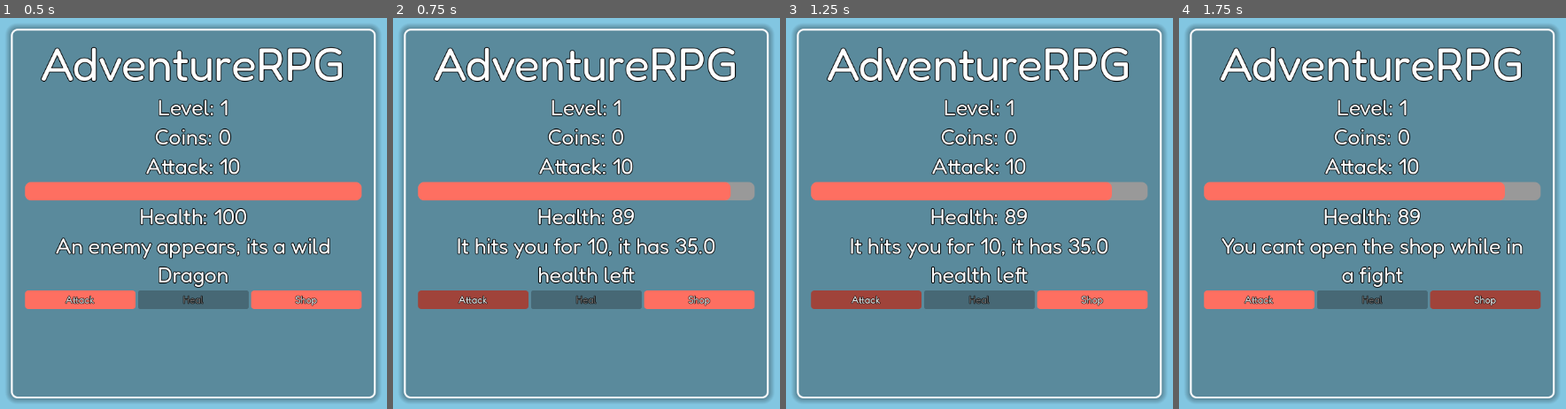
Above: before the commit, frames 1-4 (left to right).
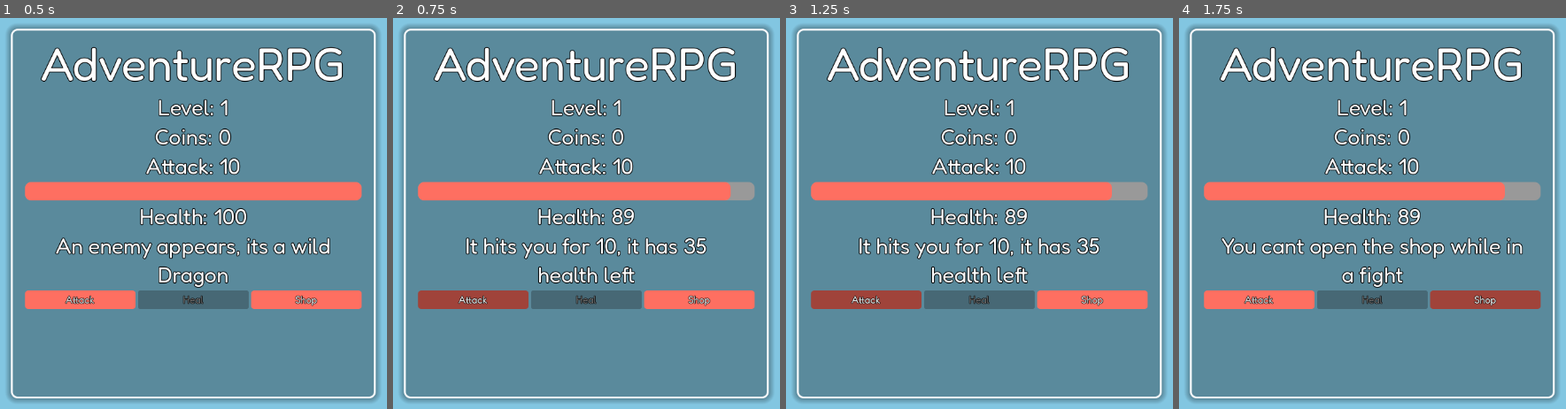
Above: after the commit, the same moments.

Repository: Overlord1304/AdventureRPG
Game: Godot game, scene res://scenes/main.tscn
The game is run twice, just before and just after one commit, with the same random seed, the same clock (stepped at 60 frames per second) and the same inputs.
Inputs:
- Up to frame 1 (0.5 s): no input
- Up to frame 2 (0.75 s): click "Attack" at 0.5 s
- Up to frame 3 (1.25 s): no input
- Up to frame 4 (1.75 s): click "Shop" at 1.25 s

Frame 1 is identical in both runs. In frame 2, 2.0% of the frame differs, in the area x 16-84%, y 56-62%; in frame 3, 2.0%; in frame 4, nothing differs.

Commit message:
added saving to shop upgrades, cost that increases over time, and one more spell and attack upgrade

Diff:
--- a/scenes/main.tscn
+++ b/scenes/main.tscn
@@ -236,6 +236,7 @@
 grow_vertical = 2
 
 [node name="fireball" type="Button" parent="ui/spellselect/container"]
+visible = false
 custom_minimum_size = Vector2(100, 40)
 layout_mode = 2
 size_flags_horizontal = 2
@@ -250,6 +251,7 @@
 text = "Fireball"
 
 [node name="iceblast" type="Button" parent="ui/spellselect/container"]
+visible = false
 custom_minimum_size = Vector2(100, 40)
 layout_mode = 2
 size_flags_horizontal = 2
@@ -296,3 +298,4 @@
 [connection signal="pressed" from="ui/HBoxContainer/shop" to="." method="_on_shop_pressed"]
 [connection signal="pressed" from="ui/HBoxContainer/castspell" to="." method="_on_castspell_pressed"]
 [connection signal="pressed" from="ui/spellselect/container/fireball" to="." method="_on_fireball_pressed"]
+[connection signal="pressed" from="ui/spellselect/container/iceblast" to="." method="_on_iceblast_pressed"]
--- a/scenes/shop.tscn
+++ b/scenes/shop.tscn
@@ -120,8 +120,40 @@
 theme_override_styles/pressed = SubResource("StyleBoxFlat_1l46r")
 theme_override_styles/hover = SubResource("StyleBoxFlat_032fp")
 theme_override_styles/focus = SubResource("StyleBoxEmpty_2fc2m")
+text = "
+
+"
+
+[node name="upg1cost" type="Label" parent="ui/upg1"]
+layout_mode = 0
+offset_left = 286.0
+offset_top = 36.0
+offset_right = 953.0
+offset_bottom = 80.0
+size_flags_horizontal = 4
+theme_override_constants/outline_size = 5
+theme_override_fonts/font = ExtResource("2_1l46r")
+theme_override_font_sizes/font_size = 30
+text = "15 coins"
+vertical_alignment = 1
+autowrap_mode = 2
+
+[node name="Label" type="Label" parent="ui/upg1"]
+custom_minimum_size = Vector2(500, 0)
+layout_mode = 0
+offset_left = 24.0
+offset_top = -8.0
+offset_right = 524.0
+offset_bottom = 83.0
+size_flags_horizontal = 4
+theme_override_constants/outline_size = 5
+theme_override_fonts/font = ExtResource("2_1l46r")
+theme_override_font_sizes/font_size = 30
 text = "Strength Increase(+2 Attack
-Strength) (15 Coins)"
+Strength) -                "
+horizontal_alignment = 1
+vertical_alignment = 1
+autowrap_mode = 2
 
 [node name="upg2" type="Button" parent="ui"]
 layout_mode = 2
@@ -133,8 +165,198 @@
 theme_override_styles/pressed = SubResource("StyleBoxFlat_1l46r")
 theme_override_styles/hover = SubResource("StyleBoxFlat_032fp")
 theme_override_styles/focus = SubResource("StyleBoxEmpty_2fc2m")
-text = "Fireball Spell(Spell)
-(30 Coins)"
+text = "
+
+"
+
+[node name="upg2cost" type="Label" parent="ui/upg2"]
+layout_mode = 0
+offset_left = 286.0
+offset_top = 36.0
+offset_right = 890.0
+offset_bottom = 80.0
+size_flags_horizontal = 4
+theme_override_constants/outline_size = 5
+theme_override_fonts/font = ExtResource("2_1l46r")
+theme_override_font_sizes/font_size = 30
+text = "30 coins"
+vertical_alignment = 1
+autowrap_mode = 2
+
+[node name="Label" type="Label" parent="ui/upg2"]
+custom_minimum_size = Vector2(500, 0)
+layout_mode = 0
+offset_left = 24.0
+offset_top = -2.0
+offset_right = 524.0
+offset_bottom = 118.0
+size_flags_horizontal = 4
+theme_override_constants/outline_size = 5
+theme_override_fonts/font = ExtResource("2_1l46r")
+theme_override_font_sizes/font_size = 30
+text = "Fireball Spell
+(Spell) -
+"
+horizontal_alignment = 1
+vertical_alignment = 1
+autowrap_mode = 2
+
+[node name="upg3" type="Button" parent="ui"]
+layout_mode = 2
+size_flags_horizontal = 3
+theme_override_constants/outline_size = 3
+theme_override_fonts/font = ExtResource("2_1l46r")
+theme_override_font_sizes/font_size = 32
+theme_override_styles/normal = SubResource("StyleBoxFlat_xfvoa")
+theme_override_styles/pressed = SubResource("StyleBoxFlat_1l46r")
+theme_override_styles/hover = SubResource("StyleBoxFlat_032fp")
+theme_override_styles/focus = SubResource("StyleBoxEmpty_2fc2m")
+text = "
+
+"
+
+[node name="upg3cost" type="Label" parent="ui/upg3"]
+layout_mode = 0
+offset_left = 286.0
+offset_top = 36.0
+offset_right = 953.0
+offset_bottom = 80.0
+size_flags_horizontal = 4
+theme_override_constants/outline_size = 5
+theme_override_fonts/font = ExtResource("2_1l46r")
+theme_override_font_sizes/font_size = 30
+text = "40 coins"
+vertical_alignment = 1
+autowrap_mode = 2
+
+[node name="Label" type="Label" parent="ui/upg3"]
+custom_minimum_size = Vector2(500, 0)
+layout_mode = 0
+offset_left = 24.0
+offset_top = -8.0
+offset_right = 524.0
+offset_bottom = 83.0
+size_flags_horizontal = 4
+theme_override_constants/outline_size = 5
+theme_override_fonts/font = ExtResource("2_1l46r")
+theme_override_font_sizes/font_size = 30
+text = "Strength Increase(+5 Attack
+Strength) -                "
+horizontal_alignment = 1
+vertical_alignment = 1
+autowrap_mode = 2
+
+[node name="Lvl5Overlay" type="Control" parent="ui/upg3"]
+layout_mode = 1
+anchors_preset = 15
+anchor_right = 1.0
+anchor_bottom = 1.0
+grow_horizontal = 2
+grow_vertical = 2
+
+[node name="ColorRect" type="ColorRect" parent="ui/upg3/Lvl5Overlay"]
+layout_mode = 1
+anchors_preset = 15
+anchor_right = 1.0
+anchor_bottom = 1.0
+grow_horizontal = 2
+grow_vertical = 2
+color = Color(0.11366529, 0.11366529, 0.113665275, 1)
+
+[node name="Label" type="Label" parent="ui/upg3/Lvl5Overlay"]
+custom_minimum_size = Vector2(500, 0)
+layout_mode = 0
+offset_left = 24.0
+offset_top = -8.0
+offset_right = 524.0
+offset_bottom = 83.0
+size_flags_horizontal = 4
+theme_override_constants/outline_size = 5
+theme_override_fonts/font = ExtResource("2_1l46r")
+theme_override_font_sizes/font_size = 30
+text = "Unlock at Level 5"
+horizontal_alignment = 1
+vertical_alignment = 1
+autowrap_mode = 2
+
+[node name="upg4" type="Button" parent="ui"]
+layout_mode = 2
+size_flags_horizontal = 3
+theme_override_constants/outline_size = 3
+theme_override_fonts/font = ExtResource("2_1l46r")
+theme_override_font_sizes/font_size = 32
+theme_override_styles/normal = SubResource("StyleBoxFlat_xfvoa")
+theme_override_styles/pressed = SubResource("StyleBoxFlat_1l46r")
+theme_override_styles/hover = SubResource("StyleBoxFlat_032fp")
+theme_override_styles/focus = SubResource("StyleBoxEmpty_2fc2m")
+text = "
+
+"
+
+[node name="upg4cost" type="Label" parent="ui/upg4"]
+layout_mode = 0
+offset_left = 271.0
+offset_top = 36.0
+offset_right = 875.0
+offset_bottom = 80.0
+size_flags_horizontal = 4
+theme_override_constants/outline_size = 5
+theme_override_fonts/font = ExtResource("2_1l46r")
+theme_override_font_sizes/font_size = 30
+text = "100 coins"
+vertical_alignment = 1
+autowrap_mode = 2
+
+[node name="Label" type="Label" parent="ui/upg4"]
+custom_minimum_size = Vector2(500, 0)
+layout_mode = 0
+offset_left = 24.0
+offset_top = -2.0
+offset_right = 524.0
+offset_bottom = 118.0
+size_flags_horizontal = 4
+theme_override_constants/outline_size = 5
+theme_override_fonts/font = ExtResource("2_1l46r")
+theme_override_font_sizes/font_size = 30
+text = "Ice Blast Spell
+(Spell) -
+"
+horizontal_alignment = 1
+vertical_alignment = 1
+autowrap_mode = 2
+
+[node name="Lvl5Overlay" type="Control" parent="ui/upg4"]
+layout_mode = 1
+anchors_preset = 15
+anchor_right = 1.0
+anchor_bottom = 1.0
+grow_horizontal = 2
+grow_vertical = 2
+
+[node name="ColorRect" type="ColorRect" parent="ui/upg4/Lvl5Overlay"]
+layout_mode = 1
+anchors_preset = 15
+anchor_right = 1.0
+anchor_bottom = 1.0
+grow_horizontal = 2
+grow_vertical = 2
+color = Color(0.11366529, 0.11366529, 0.113665275, 1)
+
+[node name="Label" type="Label" parent="ui/upg4/Lvl5Overlay"]
+custom_minimum_size = Vector2(500, 0)
+layout_mode = 0
+offset_left = 24.0
+offset_top = -8.0
+offset_right = 524.0
+offset_bottom = 83.0
+size_flags_horizontal = 4
+theme_override_constants/outline_size = 5
+theme_override_fonts/font = ExtResource("2_1l46r")
+theme_override_font_sizes/font_size = 30
+text = "Unlock at Level 5"
+horizontal_alignment = 1
+vertical_alignment = 1
+autowrap_mode = 2
 
 [node name="Background" type="Panel" parent="."]
 z_index = -2
@@ -167,3 +389,5 @@
 [connection signal="pressed" from="close" to="." method="_on_close_pressed"]
 [connection signal="pressed" from="ui/upg1" to="." method="_on_upg_1_pressed"]
 [connection signal="pressed" from="ui/upg2" to="." method="_on_upg_2_pressed"]
+[connection signal="pressed" from="ui/upg3" to="." method="_on_upg_3_pressed"]
+[connection signal="pressed" from="ui/upg4" to="." method="_on_upg_4_pressed"]
--- a/scripts/global.gd
+++ b/scripts/global.gd
@@ -16,7 +16,12 @@
 var sbol = true #startbattleonload
 var spell_selected = ""
 var sutf = false #spellusedthisfight
-
+var fball_bought = false
+var iblast_bought = false
+var upg1cost = 15
+var upg2cost = 30
+var upg3cost = 40
+var upg4cost = 100
 func save_game():
 	var data = {
 		"health": health,
@@ -27,27 +32,41 @@
 		"level": level,
 		"xp": xp,
 		"xp_needed": xp_needed,
-		"inventory": inventory
-	}
+		"inventory": inventory,
+		"fball_bought": fball_bought,
+		"upg1cost": upg1cost,
+		"upg2cost": upg2cost,
+		"upg3cost": upg3cost,
+		"upg4cost": upg4cost,
+		"iblast_bought": iblast_bought,
+		}
 	var file = FileAccess.open(saves,FileAccess.WRITE)
 	file.store_var(data)
 	file.close()
 func load_game():
-	if not FileAccess.file_exists(saves):
-		return false
-	var file = FileAccess.open(saves,FileAccess.READ)
-	var data = file.get_var()
-	file.close()
-	health = data.health
-	max_health = data.max_health
-	currency = data.currency
-	base_attack = data.base_attack
-	attack_bonus = data.attack_bonus
-	level = data.level
-	xp = data.xp
-	xp_needed = data.xp_needed
-	inventory = data.inventory
-	return true
+	if FileAccess.file_exists(saves):
+		var file = FileAccess.open(saves,FileAccess.READ)
+		var data = file.get_var()
+		file.close()
+		if typeof(data) == TYPE_DICTIONARY:
+			health = data.get("health",100)
+			max_health = data.get("max_health",100)
+			currency = data.get("currency",0)
+			base_attack = data.get("base_attack",10)
+			attack_bonus = data.get("attack_bonus",0)
+			level = data.get("level",1)
+			xp = data.get("xp",0)
+			xp_needed = data.get("xp_needed",50)
+			inventory = data.get("inventory",[])
+			fball_bought = data.get("fball_bought",false)
+			upg1cost = data.get("upg1cost",15)
+			upg2cost = data.get("upg2cost",30)
+			upg3cost = data.get("upg3cost",40)
+			upg4cost = data.get("upg4cost",100)
+			iblast_bought = data.get("iblast_bought",false)
+	else:
+		save_game()
+
 
 func reset_game():
 	health = 100
@@ -59,6 +78,11 @@
 	xp_needed = 50
 	attack_bonus = 0
 	enemy_defeated = false
+	fball_bought = false
+	iblast_bought = false
 	inventory.clear()
+	upg1cost = 15
+	upg2cost = 30
+	upg3cost = 40
 	phase = game_phase.FIGHTING
 	DirAccess.remove_absolute(saves)
--- a/scripts/main.gd
+++ b/scripts/main.gd
@@ -6,6 +6,7 @@
 var health_tween
 var displayed_health = 0
 func _ready():
+	print(Global.iblast_bought)
 	$ui/message.hide()
 	Global.load_game()
 	randomize()
@@ -13,6 +14,10 @@
 	health_bar.value = Global.health
 	if Global.sbol:
 		start_new_battle()
+	if Global.fball_bought:
+		$ui/spellselect/container/fireball.show()
+	if Global.iblast_bought:
+		$ui/spellselect/container/iceblast.show()
 	update_ui()
 
 func start_new_battle():
@@ -37,7 +42,7 @@
 func create_boss():
 	return {
 		"name": "Dragon",
-		"health": 30 + Global.level * 12*1.25,
+		"health": int(ceil(30 + Global.level * 12*1.25)),
 		"attack": 6 + Global.level * 3*1.5,
 		"is_boss": true,
 	}
@@ -100,7 +105,6 @@
 	animate_hb(Global.health)
 	$ui/HBoxContainer/castspell.visible = has_spell()
 	$ui/spellselect.visible = has_spell()
-	print(has_spell())
 	$ui/HBoxContainer/heal.disabled = (
 		Global.phase == Global.game_phase.FIGHTING
 		and not Global.enemy_defeated
@@ -152,7 +156,7 @@
 	get_tree().change_scene_to_file("res://scenes/shop.tscn")
 func select_spell(spell_name):
 	Global.spell_selected = spell_name
-	message_label.text = "Selected spell: %s" % spell_name
+	message_label.text = "Selected spell"
 
 
 func _on_fireball_pressed() -> void:
@@ -168,7 +172,7 @@
 		"iceblast_spell":
 			dmg = 75
 	Global.current_enemy.health -= dmg
-	message_label.text = "You can %s for %d damage" %[Global.spell_selected,dmg]
+	message_label.text = "You cast %s for %d damage" %[Global.spell_selected,dmg]
 	Global.sutf = true
 	for b in spell_group.get_buttons():
 		b.button_pressed = false
@@ -182,3 +186,7 @@
 
 func _on_castspell_pressed() -> void:
 	cast_spell()
+
+
+func _on_iceblast_pressed() -> void:
+	select_spell("iceblast_spell")
--- a/scripts/shop.gd
+++ b/scripts/shop.gd
@@ -1,19 +1,29 @@
 extends Control
 @onready var message_label = $ui/message
-@onready var upg1 = $ui/upg1
 @onready var close = $close
 
 func _ready():
 	message_label.text = "Welcome to the shop!"
-
+	if Global.fball_bought:
+		$ui/upg2.disabled = true
+	if Global.iblast_bought:
+		$ui/upg4.disabled = true
+	$ui/upg1/upg1cost.text = "%d Coins" % Global.upg1cost
+	$ui/upg2/upg2cost.text = "%d Coins" % Global.upg2cost
+	$ui/upg3/upg3cost.text = "%d Coins" % Global.upg3cost
+	$ui/upg4/upg4cost.text = "%d Coins" % Global.upg4cost
+	if Global.level >= 5:
+		$ui/upg3/Lvl5Overlay.hide()
+		$ui/upg4/Lvl5Overlay.hide()
 func _on_upg_1_pressed() -> void:
-	var cost = 15
-	if Global.currency < cost:
+	if Global.currency < Global.upg1cost:
 		message_label.text = "Not enough coins!"
 		return
-	Global.currency -= cost
+	Global.currency -= Global.upg1cost
+	Global.upg1cost = int(ceil(Global.upg1cost * 1.15))
 	Global.attack_bonus += 2
 	Global.save_game()
+	$ui/upg1/upg1cost.text = "%d Coins" % Global.upg1cost
 	message_label.text = "You gained 2 attack strength"
 
 
@@ -22,12 +32,42 @@
 
 
 func _on_upg_2_pressed() -> void:
-	var cost = 30
-	if Global.currency < cost:
+	Global.fball_bought = true
+
+	if Global.currency < Global.upg2cost:
 		message_label.text = "Not enough coins!"
 		return
-	Global.currency -= cost
+	Global.currency -= Global.upg2cost
 	if "fireball_spell" not in Global.inventory:
 		Global.inventory.append("fireball_spell")
 	Global.save_game()
 	message_label.text = "You gained a new spell"
+	if Global.fball_bought:
+		$ui/upg2.disabled = true
+
+
+func _on_upg_3_pressed() -> void:
+	if Global.currency < Global.upg3cost:
+		message_label.text = "Not enough coins!"
+		return
+	Global.currency -= Global.upg3cost
+	Global.upg3cost = int(ceil(Global.upg3cost * 1.15))
+	Global.attack_bonus += 5
+	Global.save_game()
+	$ui/upg3/upg3cost.text = "%d Coins" % Global.upg3cost
+	message_label.text = "You gained 5 attack strength"
+
+
+func _on_upg_4_pressed() -> void:
+	Global.iblast_bought = true
+
+	if Global.currency < Global.upg4cost:
+		message_label.text = "Not enough coins!"
+		return
+	Global.currency -= Global.upg4cost
+	if "iceblast_spell" not in Global.inventory:
+		Global.inventory.append("iceblast_spell")
+	Global.save_game()
+	message_label.text = "You gained a new spell"
+	if Global.iblast_bought:
+		$ui/upg4.disabled = true
